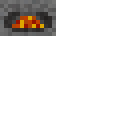
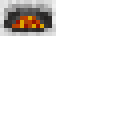
Comparing the layer stacks of the two 128 x 128 images. Changes:
painted on "coal_generator_front.png" over <box>0,0,56,36</box>
